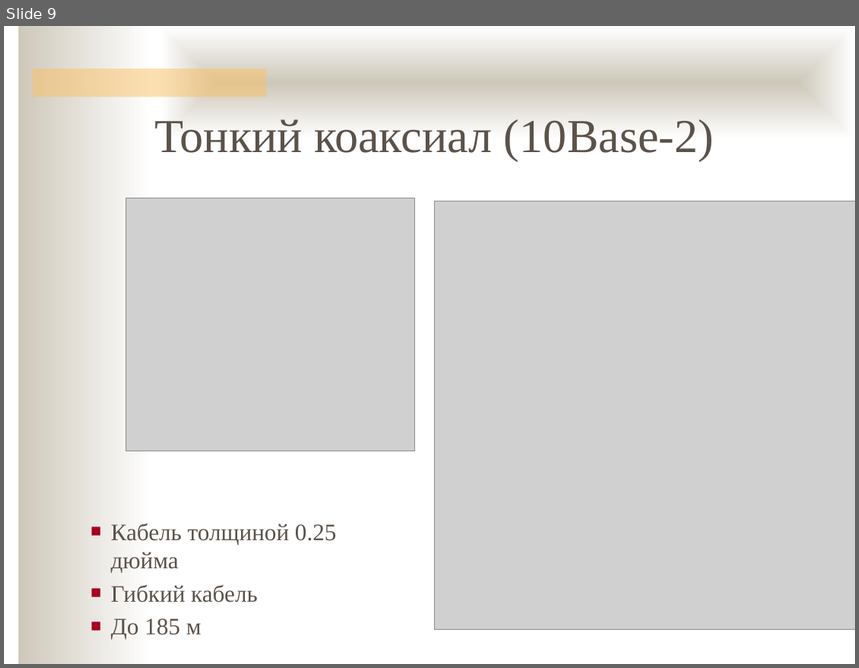
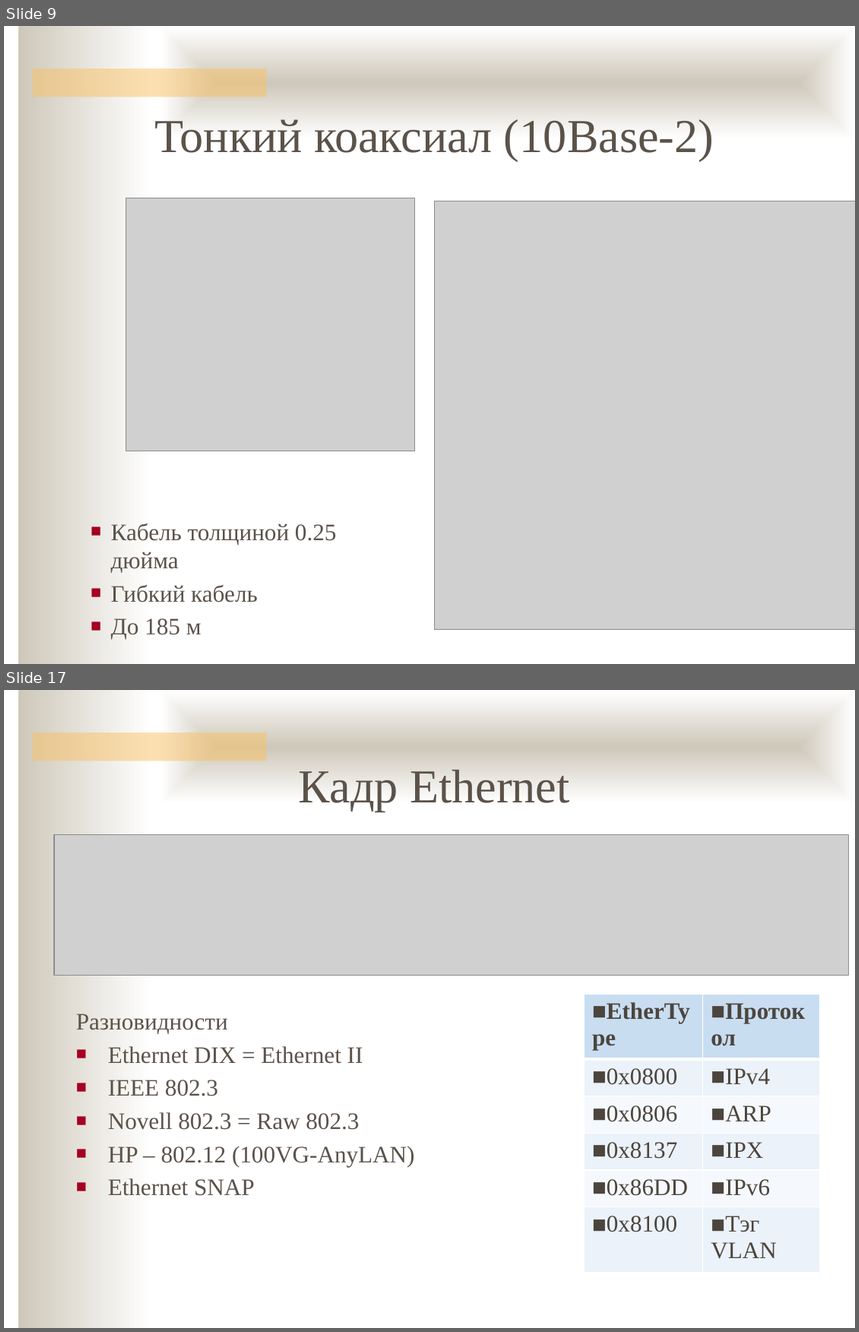
Before and after one commit to ukoloff/nets, a slide deck: 05.pptx. Shown one above the other, each under a label of ours: slide 9 before the commit, slides 9 and 17 after it; the slides between them are not shown. The pictures are 859x668 and 859x1332 pixels, drawn with LibreOffice and Linux fonts; fonts in the diff are those of the drawing; grey boxes stand for pictures; background and template pictures are left out. Boxes give left, top, right and bottom in pixels: in the first picture for what was removed or moved away, otherwise in the second. Text is boxed around its words. In the diff, an @@ line names an element or a change of style, - is before the commit and + after.

```diff
--- a/05.pptx
+++ b/05.pptx
@@ slide 17 added at <box>4,690,855,1328</box>, background #FFFFFF; not listed: 3 template elements that a slide beside it also shows @@
@@ text added at <box>299,770,569,812</box>, 40 pt, text #5B5249 @@
+Кадр Ethernet
@@ picture added at <box>54,834,849,975</box> @@
@@ table added at <box>584,994,820,1262</box>, 6 rows, 2 columns @@
+EtherType | Протокол
+0x0800 | IPv4
+0x0806 | ARP
+0x8137 | IPX
+0x86DD | IPv6
+0x8100 | Тэг VLAN
@@ text added at <box>76,1014,415,1196</box>, 20 pt, text #5B5249 @@
+Разновидности
+■ Ethernet DIX = Ethernet II
+■ IEEE 802.3
+■ Novell 802.3 = Raw 802.3
+■ HP – 802.12 (100VG-AnyLAN)
+■ Ethernet SNAP
```
Also in this commit, not shown: 1 slide changed, 13 other slides added, 1 slide removed.
